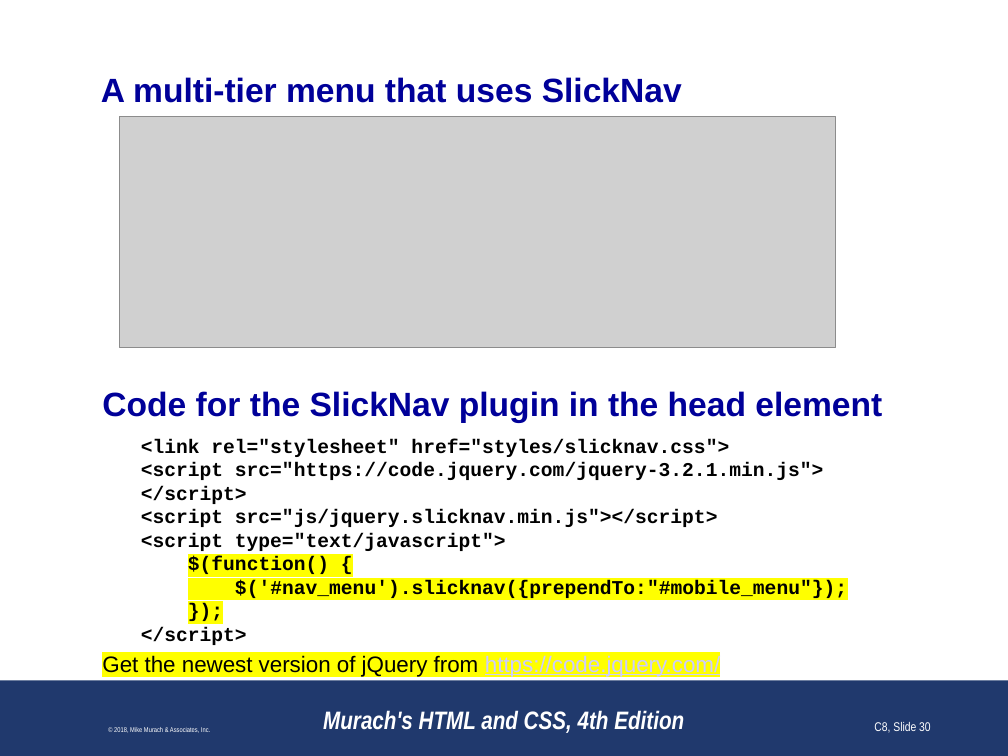
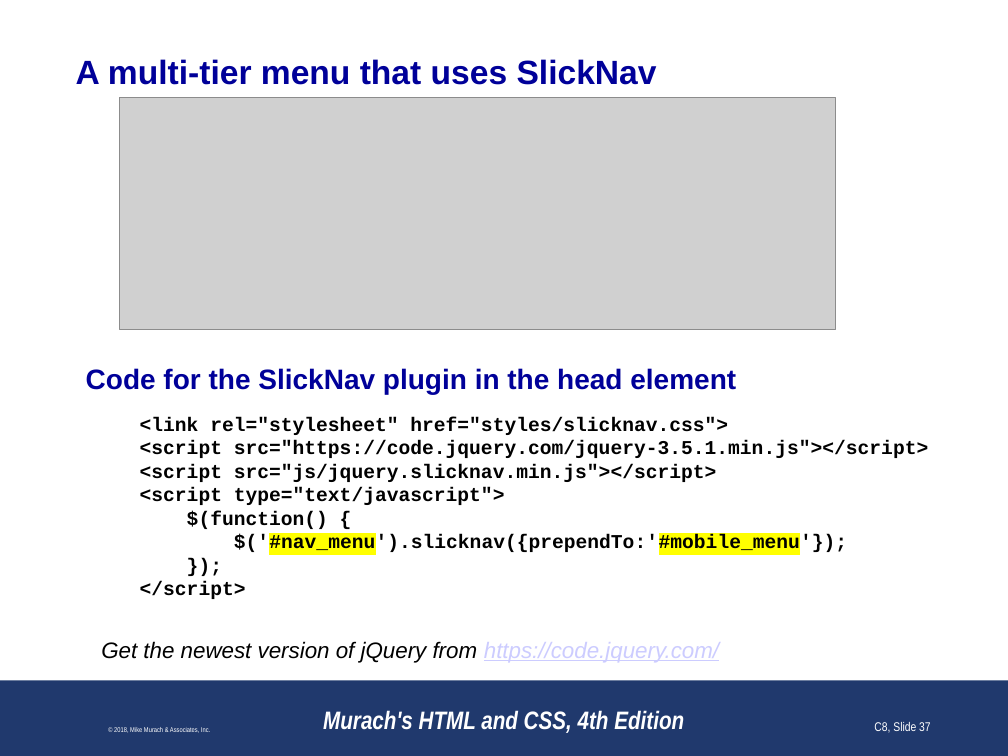
Before and after one commit to paulsmithkc/awd1000_base_lab_and_homework, a slide deck: slide 37 of murach_html_4e/slides/Chapter 8 slides (Revised).pptx (slide 30 before the commit). Drawn at 1008x756 pixels with LibreOffice and Linux fonts; fonts in the diff are those of the drawing; grey boxes stand for pictures; background and template pictures are left out. Boxes give left, top, right and bottom in pixels: in the first picture for what was removed or moved away, otherwise in the second. Text is boxed around its words. In the diff, an @@ line names an element or a change of style, - is before the commit and + after.

```diff
--- a/murach_html_4e/slides/Chapter 8 slides (Revised).pptx
+++ b/murach_html_4e/slides/Chapter 8 slides (Revised).pptx
@@ title "A multi-tier menu that uses ...": place and size @@
-title "A multi-tier menu that uses ..." at [101,77,682,103]
+title "A multi-tier menu that uses ..." at [76,59,657,85]
@@ picture: place and size @@
-picture at [119,116,836,348]
+picture at [119,98,836,330]
@@ text "Code for the SlickNav plugin ...": place and size @@
-text "Code for the SlickNav plugin ..." at [102,391,882,423]
+text "Code for the SlickNav plugin ..." at [86,368,736,394]
@@ text "Code for the SlickNav plugin ..." at [86,368,736,394]: size 24 to 20 pt @@
@@ text "<link rel="stylesheet" href="styles/slicknav.css">": place and size @@
-text "<link rel="stylesheet" href="styles/slicknav.css">" at [102,439,847,677]
+text "<link rel="stylesheet" href="styles/slicknav.css">" at [101,417,929,663]
@@ text at [140,440,929,458]: text changed @@
-<script src="https://code.jquery.com/jquery-3.2.1.min.js">
-</script>
+<script src="https://code.jquery.com/jquery-3.5.1.min.js"></script>
@@ text at [101,511,719,663]: highlight #FFFF00 to none in "$(function() {", "});", "Get the newest version of jQuery from ..."; italic on in "Get the newest version of jQuery from ..." @@
@@ text at [234,535,847,555]: text changed @@
-$('#nav_menu').slicknav({prependTo:"#mobile_menu"});
+$('#nav_menu').slicknav({prependTo:'#mobile_menu'});
@@ page number at [874,722,931,733]: text changed @@
-C8, Slide 30
+C8, Slide 37
```
Also in this commit, not shown: 32 other slides changed, 3 slides added, 5 slides removed.
